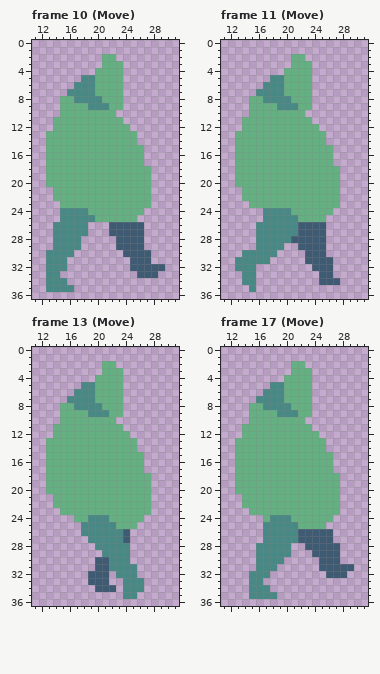
Pixel-art file, stored at sprites/zombie-spritesheet.aseprite. The picture above is the old version.
40x40 pixels, 17 frames. Shown: frame 10 (Move): x 11..31, y 0..36; frame 11 (Move): x 11..31, y 0..36; frame 13 (Move): x 11..31, y 0..36; frame 17 (Move): x 11..31, y 0..36. The commit also changed other frames, which this record leaves out.
New version:
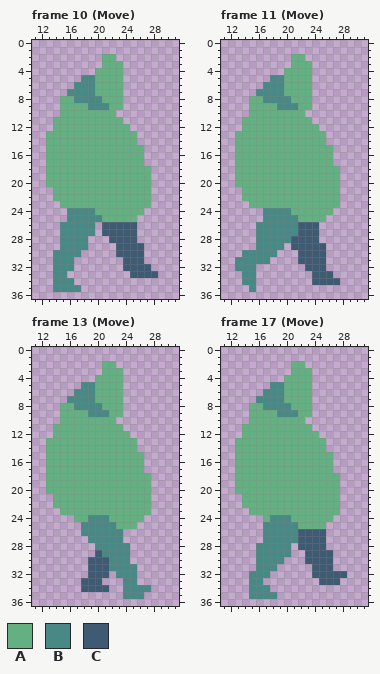
Palette (. is transparent): A #64b082  B #488885  C #3f5b74
Message: chore: Refine back leg animation.
From old to new:
Frame 10 (Move), layers "FrontLeg", "BackLeg":
y 24: x 15 B -> .; x 19 A -> B
y 25: x 15 B -> .; x 20 A -> B
y 26..27: x 14 B -> .; x 19 . -> B; x 21 . -> C; x 26 C -> .
y 28: x 14 B -> .; x 18 . -> B; x 22 . -> C; x 26 C -> .
y 29: x 14 B -> .; x 18 . -> B
y 30: x 13 B -> .; x 17 . -> B; x 23 . -> C; x 27 C -> .
y 31: x 13 B -> .; x 16 . -> B; x 24 . -> C; x 27 C -> .
y 32: x 13 B -> .; x 16 . -> B; x 24 . -> C; x 28..29 CC -> ..
y 33: x 13 B -> .; x 15 . -> B; x 25 . -> C
y 34: x 13 B -> .; x 16 . -> B
y 35: x 13 B -> .; x 17 . -> B
Frame 11 (Move), layer "BackLeg":
y 26..28: x 25 C -> .
y 29: x 21 . -> C
y 30: x 22 . -> C
y 31: x 22 . -> C; x 26 C -> .
y 32: x 23 . -> C; x 26 C -> .
y 33..34: x 24 . -> C
Frame 13 (Move), layers "FrontLeg", "BackLeg":
y 26..27: x 24 C -> .
y 29: x 20 . -> C
y 30..31: x 19 . -> C
y 33: x 18 . -> C; x 21 C -> .; x 26 B -> .
y 34: x 18..19 .. -> CC; x 22 C -> .; x 27 . -> B
y 35: x 26 . -> B
Frame 17 (Move), layer "BackLeg":
y 26..27: x 26 C -> .
y 28: x 22 . -> C; x 26..27 CC -> ..
y 29: x 23 . -> C; x 27 C -> .
y 30: x 23..24 .. -> CC; x 27 C -> .
y 31: x 24 . -> C; x 27..29 CCC -> ...
y 32: x 24..25 .. -> CC
y 33: x 25..27 ... -> CCC
